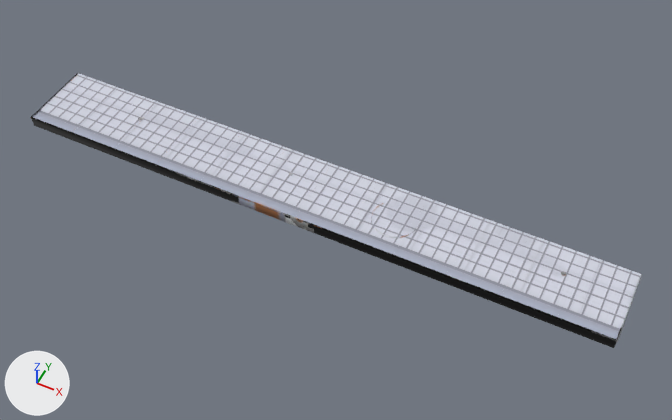
Renders of the glTF model assets/models/ceiling_toilet1.glb from each side of a commit.
Before and after are seen from a 50 mm camera at (14.66, -12.13, 15.95) aimed at (7.85, 1.48, -1.06). Every picture has the same lights, and +X, +Y and +Z are marked at lower left. The older version comes first. Where no turn or scale is listed for an object, it has been applied to the vertices. Vertices at exactly the same position are counted once.

Names of what the first picture shows: 'decor'.
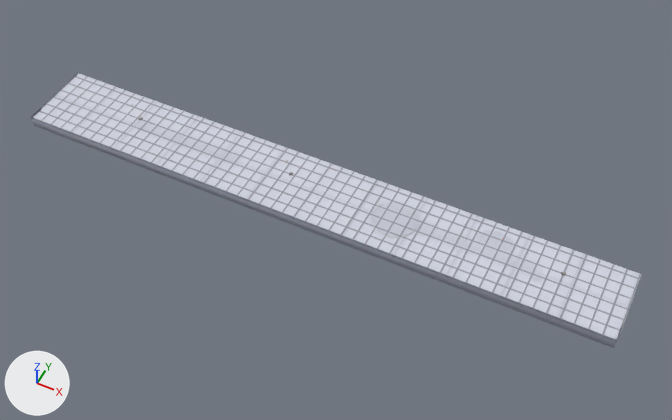
What the commit changed:
me_cube has 889 vertices, 1282 faces and spans x 0.0..15.0, y 0.0..2.0, z -0.4..0.0.
me_cube is used by ob_decor; location (0.0, 0.0, 0.0).
me_cube part 1: 1277 kept faces spanning x 0.0..15.0, y 0.0..2.0, z -0.4..0.0 get new texture (UV) coordinates.

Pixel boxes (x1, y1, x2, y2) of what changed, in the pictures (672 x 420 px):
part 1 of me_cube, surface changed: (31, 73, 641, 348) in both
